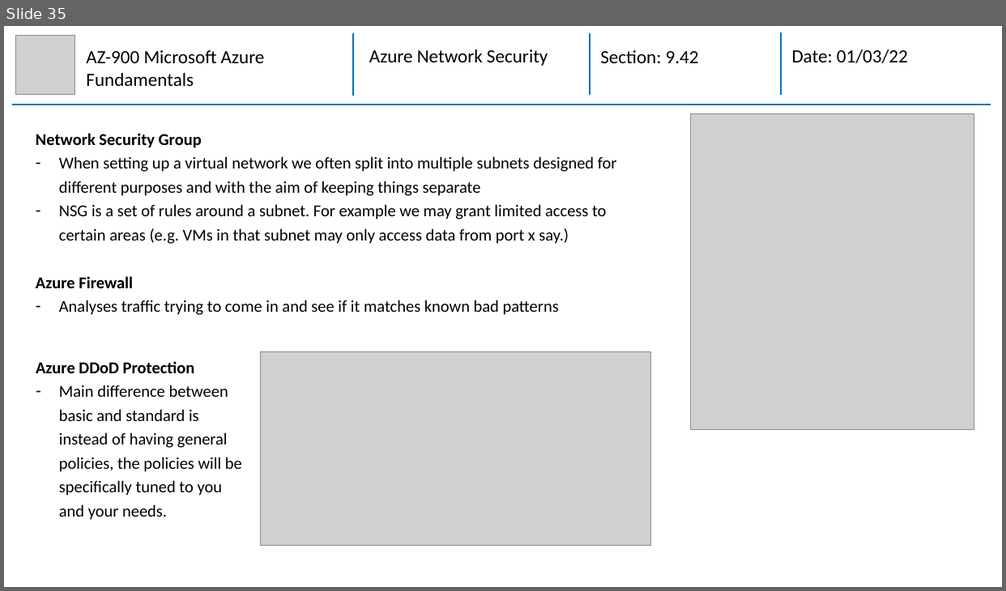
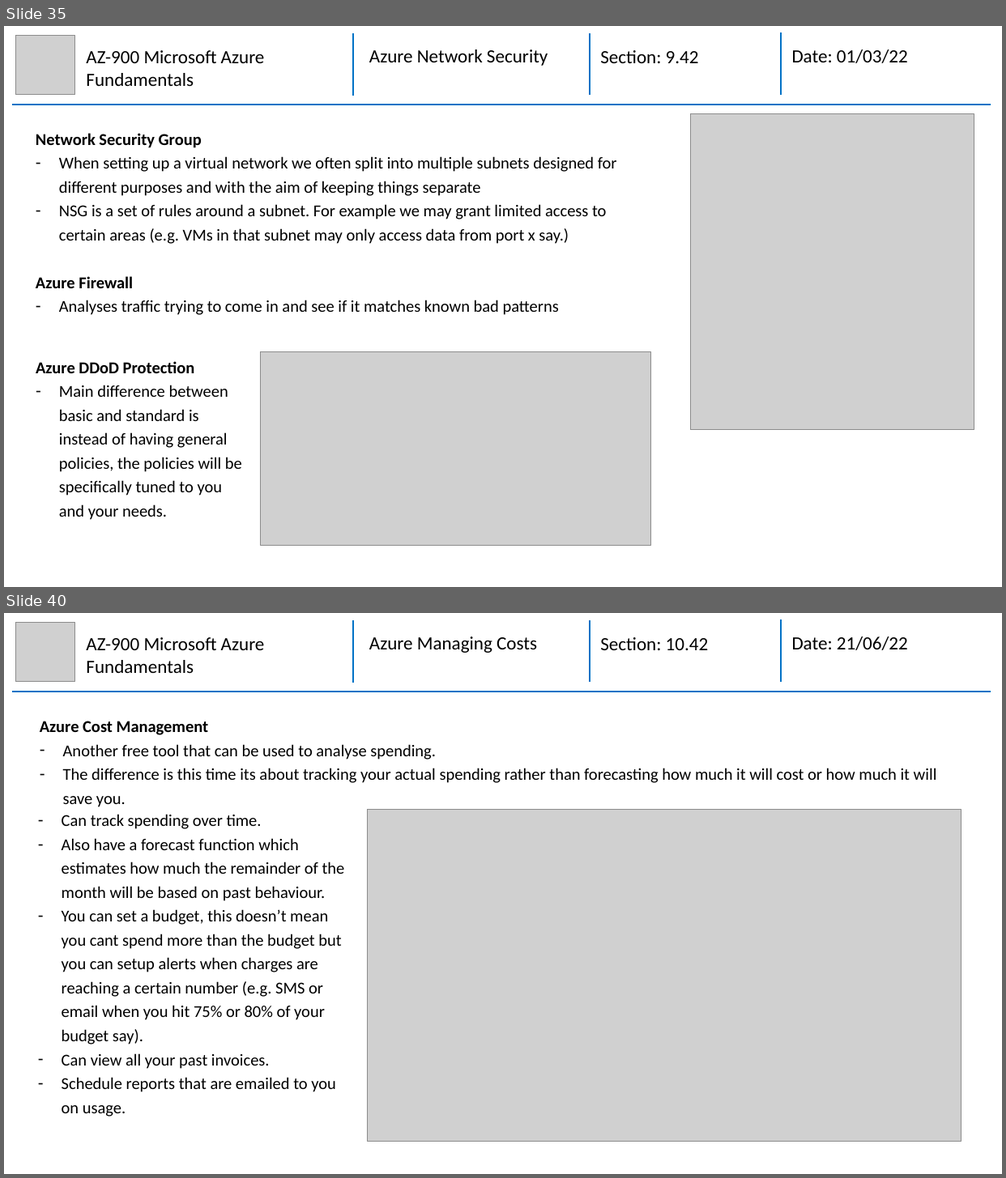
Before and after one commit to mhaythornthwaite/Testing_ML_Algorithms, a slide deck: Azure_AZ-900_Fundamentals/MJH_AZ-900_Azure_Fundamentals_Notes.pptx. Shown one above the other, each under a label of ours: slide 35 before the commit, slides 35 and 40 after it; the slides between them are not shown. The pictures are 1006x591 and 1006x1178 pixels, drawn with LibreOffice and Linux fonts; fonts in the diff are those of the drawing; grey boxes stand for pictures. Boxes give left, top, right and bottom in pixels: in the first picture for what was removed or moved away, otherwise in the second. Text is boxed around its words. In the diff, an @@ line names an element or a change of style, - is before the commit and + after.

Commit message:
Azure AZ-900 Section 10

```diff
--- a/Azure_AZ-900_Fundamentals/MJH_AZ-900_Azure_Fundamentals_Notes.pptx
+++ b/Azure_AZ-900_Fundamentals/MJH_AZ-900_Azure_Fundamentals_Notes.pptx
@@ slide 40 added at (4, 613, 1002, 1174), background #FFFFFF @@
@@ picture added at (16, 622, 75, 681) @@
@@ group added at (12, 619, 991, 692): 4 lines, 3 texts @@
+Azure Managing Costs
+Section: 10.42
+Date: 21/06/22
@@ text added at (86, 637, 265, 673), 18 pt, text #000000 @@
+AZ-900 Microsoft Azure Fundamentals
@@ text added at (40, 721, 937, 807), 16 pt, text #000000 @@
+Azure Cost Management
+– Another free tool that can be used to analyse spending.
+– The difference is this time its about tracking your actual spending rather than forecasting how much it will cost or how much it will save you.
@@ text added at (62, 814, 345, 1117), 16 pt, text #000000 @@
+– Can track spending over time.
+– Also have a forecast function which estimates how much the remainder of the month will be based on past behaviour.
+– You can set a budget, this doesn’t mean you cant spend more than the budget but you can setup alerts when charges are reaching a certain number (e.g. SMS or email when you hit 75% or 80% of your budget say).
+– Can view all your past invoices.
+– Schedule reports that are emailed to you on usage.
@@ picture added at (368, 809, 961, 1142) @@
```
Also in this commit, not shown: 5 slides changed, 4 other slides added, 3 slides removed.
